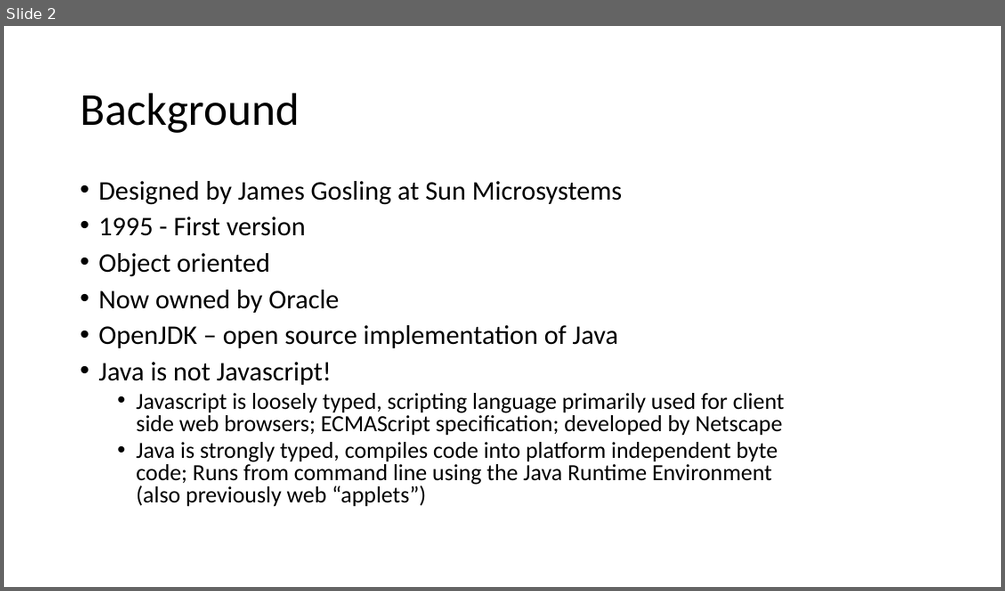
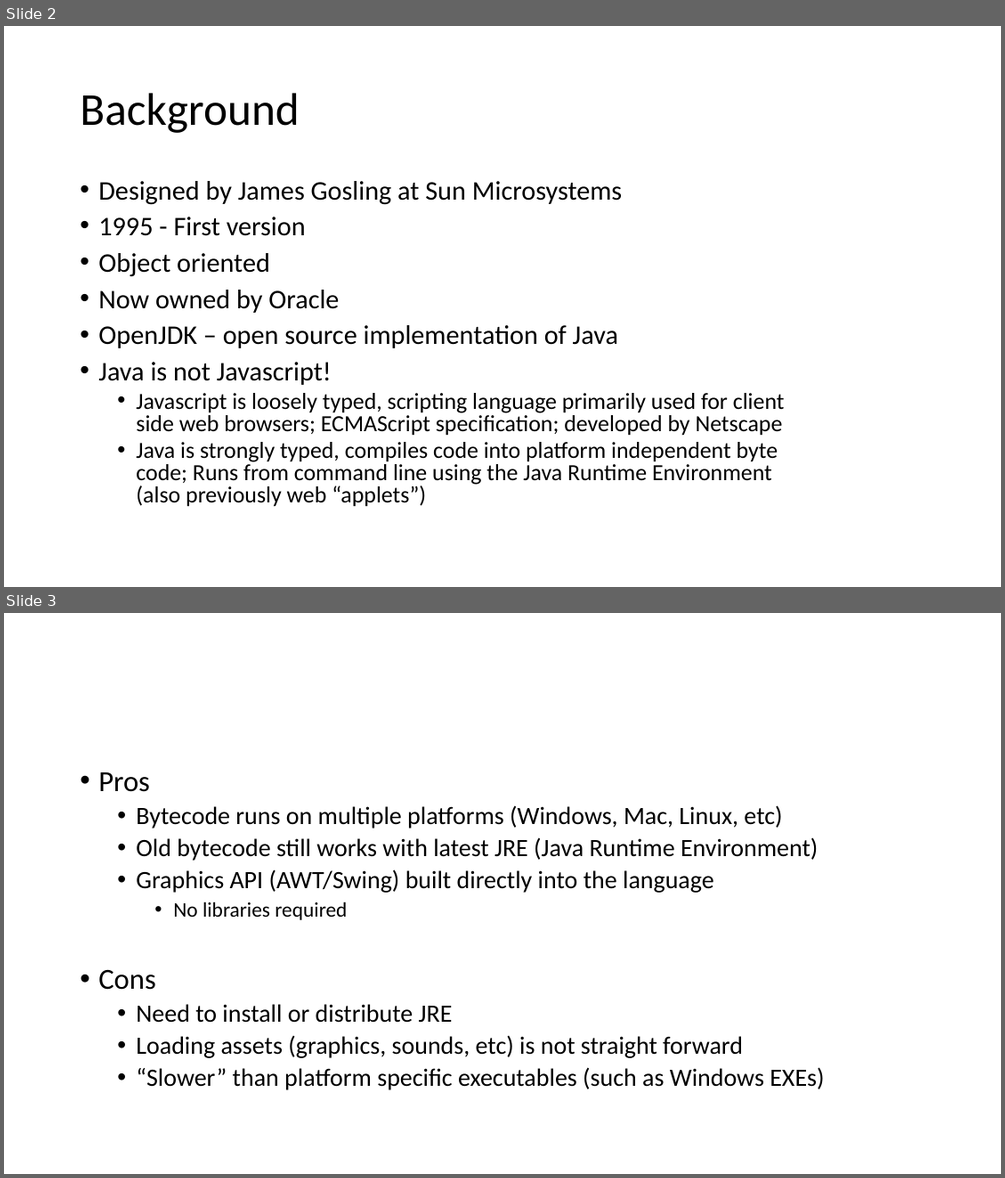
Before and after one commit to gatechgrad/JavaExamples, a slide deck: java_for_gamedev.pptx. Shown one above the other, each under a label of ours: slide 2 before the commit, slides 2 and 3 after it. The pictures are 1005x591 and 1005x1178 pixels, drawn with LibreOffice and Linux fonts; fonts in the diff are those of the drawing; background and template pictures are left out. Boxes give left, top, right and bottom in pixels: in the first picture for what was removed or moved away, otherwise in the second. Text is boxed around its words. In the diff, an @@ line names an element or a change of style, - is before the commit and + after.

```diff
--- a/java_for_gamedev.pptx
+++ b/java_for_gamedev.pptx
@@ slide 3 added at (x1=4, y1=613, x2=1001, y2=1174), background picture (left out) @@
@@ text added at (x1=98, y1=772, x2=824, y2=1090), 24 pt, text #000000 @@
+• Pros
+  • Bytecode runs on multiple platforms (Windows, Mac, Linux, etc)
+  • Old bytecode still works with latest JRE (Java Runtime Environment)
+  • Graphics API (AWT/Swing) built directly into the language
+    • No libraries required
+• Cons
+  • Need to install or distribute JRE
+  • Loading assets (graphics, sounds, etc) is not straight forward
+  • “Slower” than platform specific executables (such as Windows EXEs)
```
Also in this commit, not shown: 7 slides changed, 2 other slides added.
